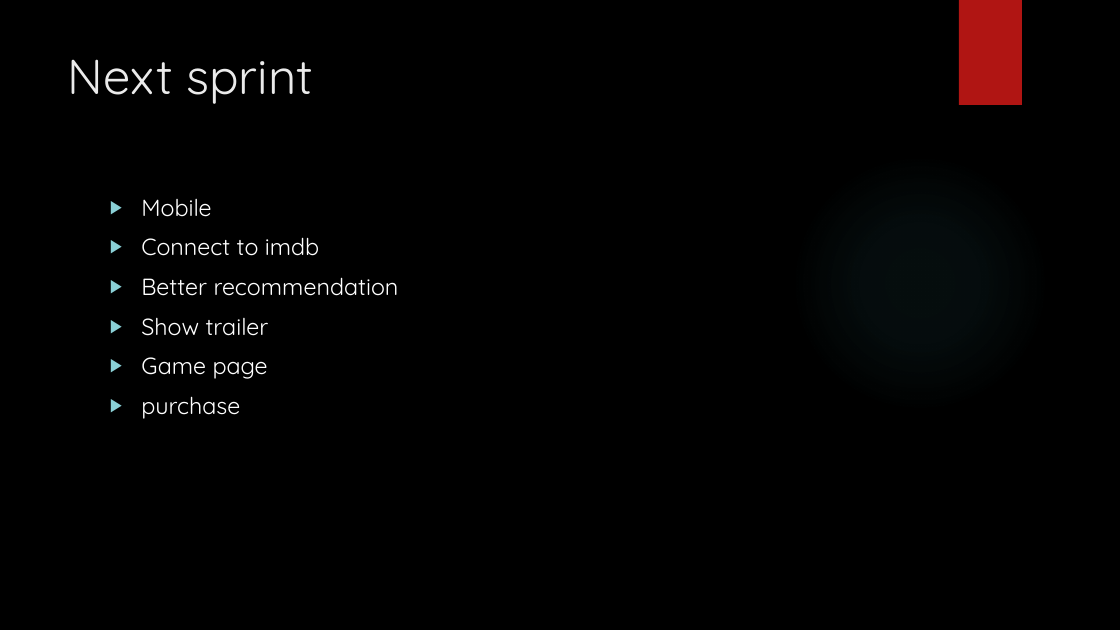
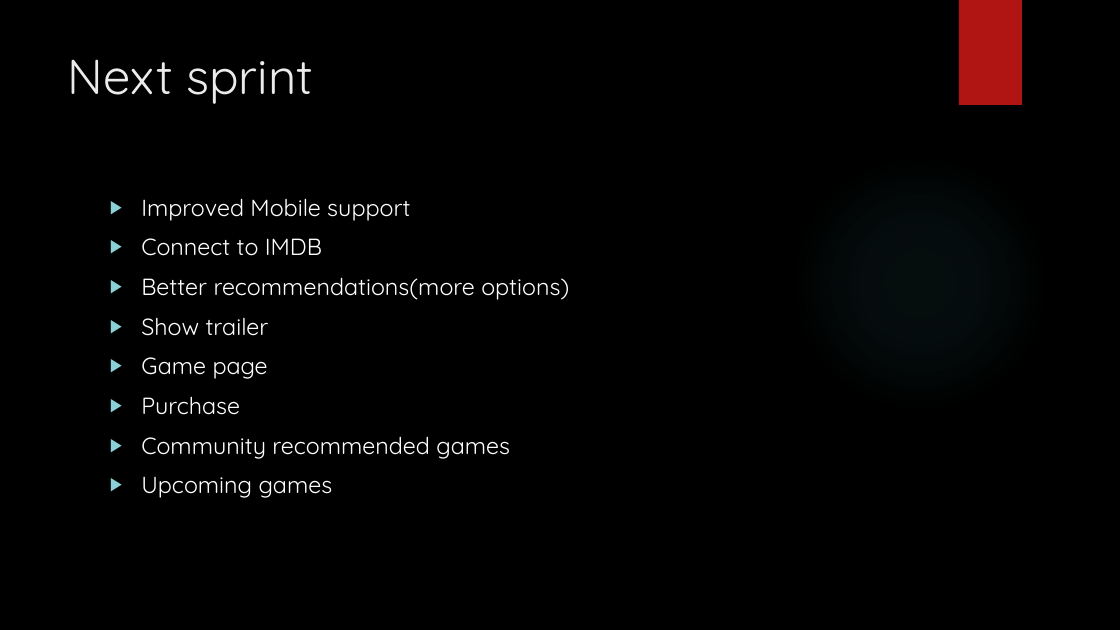
Before and after one commit to EkowTheGreat/QACstuff, a slide deck: slide 11 of SoloProj/Presentation.pptx (slide 9 before the commit). Drawn at 1120x630 pixels with LibreOffice and Linux fonts; fonts in the diff are those of the drawing; background and template pictures are left out. Boxes give left, top, right and bottom in pixels: in the first picture for what was removed or moved away, otherwise in the second. Text is boxed around its words. In the diff, an @@ line names an element or a change of style, - is before the commit and + after.

```diff
--- a/SoloProj/Presentation.pptx
+++ b/SoloProj/Presentation.pptx
@@ text at (141, 198, 569, 300): text changed @@
-▶ Mobile
-▶ Connect to imdb
-▶ Better recommendation
+▶ Improved Mobile support
+▶ Connect to IMDB
+▶ Better recommendations(more options)
@@ text at (141, 397, 510, 498): text changed @@
-▶ purchase
+▶ Purchase
+▶ Community recommended games
+▶ Upcoming games
```
Also in this commit, not shown: 5 other slides changed, 7 slides added, 5 slides removed.
